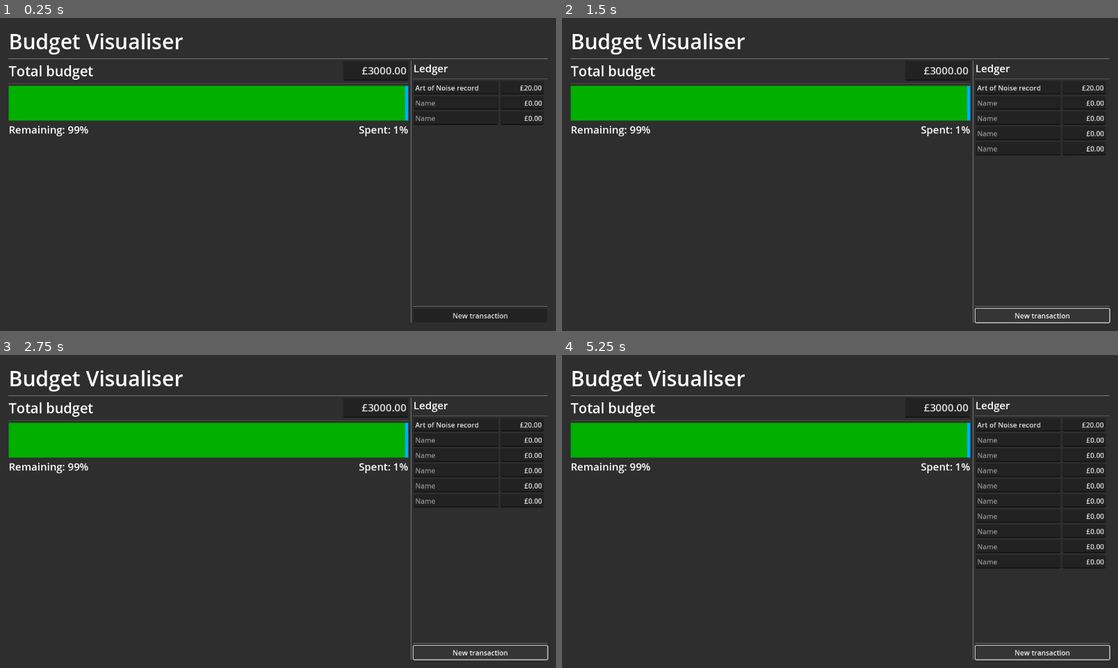
Above: before the commit, frames 1-4 (two rows, left to right).
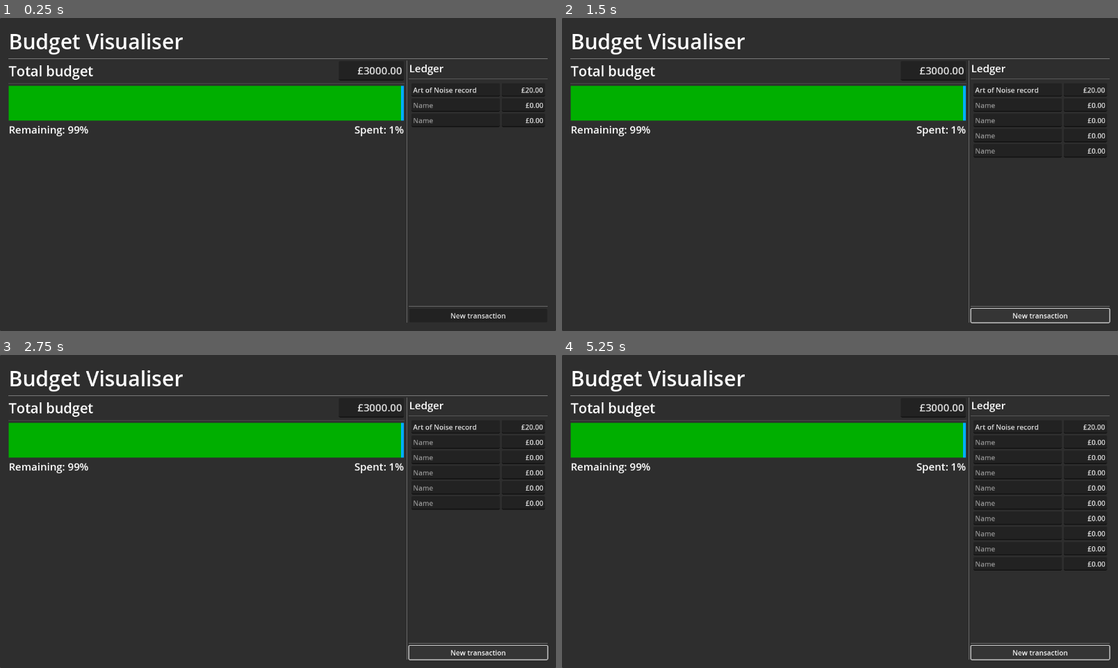
Above: after the commit, the same moments.

Repository: phrasmotica/budget-visualiser
Game: Godot game, scene res://app.tscn
Two runs of this game, one before a commit and one after it. Both use one fixed random seed, a clock stepped at 60 frames per second and the inputs below.
Inputs:
- Up to frame 1 (0.25 s): no input
- Up to frame 2 (1.5 s): click "New transaction" at 0.5 s; click "New transaction" at 1.25 s
- Up to frame 3 (2.75 s): click "New transaction" at 2 s
- Up to frame 4 (5.25 s): tap Enter at 2.75, 4.25 s; tap Alt (ledger_delete_mode) every 0.75 s from 2.85 to 5.1 s; tap Space at 3.5, 5 s

The runs differ from the first frame. In frame 1, 1.4% of the frame differs, in the area x 61-98%, y 13-98%; in frame 2, 1.6%; in frame 3, 1.8%; in frame 4, 2.3%.

Commit message:
Add margin container to ledger panel

Diff:
--- a/scenes/ledger_panel.tscn
+++ b/scenes/ledger_panel.tscn
@@ -27,7 +27,7 @@
 offset_right = 308.0
 offset_bottom = 424.0
 script = ExtResource("1_6ty6e")
-transaction_inputs = [NodePath("VBoxContainer/ScrollContainer/TransactionInputContainer/TransactionInput0"), NodePath("VBoxContainer/ScrollContainer/TransactionInputContainer/TransactionInput1"), NodePath("VBoxContainer/ScrollContainer/TransactionInputContainer/TransactionInput2")]
+transaction_inputs = [NodePath("VBoxContainer/ScrollContainer/MarginContainer/TransactionInputContainer/TransactionInput0"), NodePath("VBoxContainer/ScrollContainer/MarginContainer/TransactionInputContainer/TransactionInput1"), NodePath("VBoxContainer/ScrollContainer/MarginContainer/TransactionInputContainer/TransactionInput2")]
 
 [node name="VBoxContainer" type="VBoxContainer" parent="."]
 layout_mode = 2
@@ -47,20 +47,30 @@
 follow_focus = true
 horizontal_scroll_mode = 0
 
-[node name="TransactionInputContainer" type="VBoxContainer" parent="VBoxContainer/ScrollContainer"]
+[node name="MarginContainer" type="MarginContainer" parent="VBoxContainer/ScrollContainer"]
+layout_mode = 2
+size_flags_horizontal = 3
+size_flags_vertical = 3
+theme_override_constants/margin_left = 5
+theme_override_constants/margin_top = 5
+theme_override_constants/margin_right = 5
+theme_override_constants/margin_bottom = 5
+
+[node name="TransactionInputContainer" type="VBoxContainer" parent="VBoxContainer/ScrollContainer/MarginContainer"]
 unique_name_in_owner = true
 layout_mode = 2
+size_flags_horizontal = 3
 size_flags_vertical = 3
 
-[node name="TransactionInput0" parent="VBoxContainer/ScrollContainer/TransactionInputContainer" instance=ExtResource("1_sx4ef")]
+[node name="TransactionInput0" parent="VBoxContainer/ScrollContainer/MarginContainer/TransactionInputContainer" instance=ExtResource("1_sx4ef")]
 layout_mode = 2
 transaction = SubResource("Resource_1dyfo")
 
-[node name="TransactionInput1" parent="VBoxContainer/ScrollContainer/TransactionInputContainer" instance=ExtResource("1_sx4ef")]
+[node name="TransactionInput1" parent="VBoxContainer/ScrollContainer/MarginContainer/TransactionInputContainer" instance=ExtResource("1_sx4ef")]
 layout_mode = 2
 transaction = SubResource("Resource_0w5g8")
 
-[node name="TransactionInput2" parent="VBoxContainer/ScrollContainer/TransactionInputContainer" instance=ExtResource("1_sx4ef")]
+[node name="TransactionInput2" parent="VBoxContainer/ScrollContainer/MarginContainer/TransactionInputContainer" instance=ExtResource("1_sx4ef")]
 layout_mode = 2
 transaction = SubResource("Resource_mkuuf")
 
